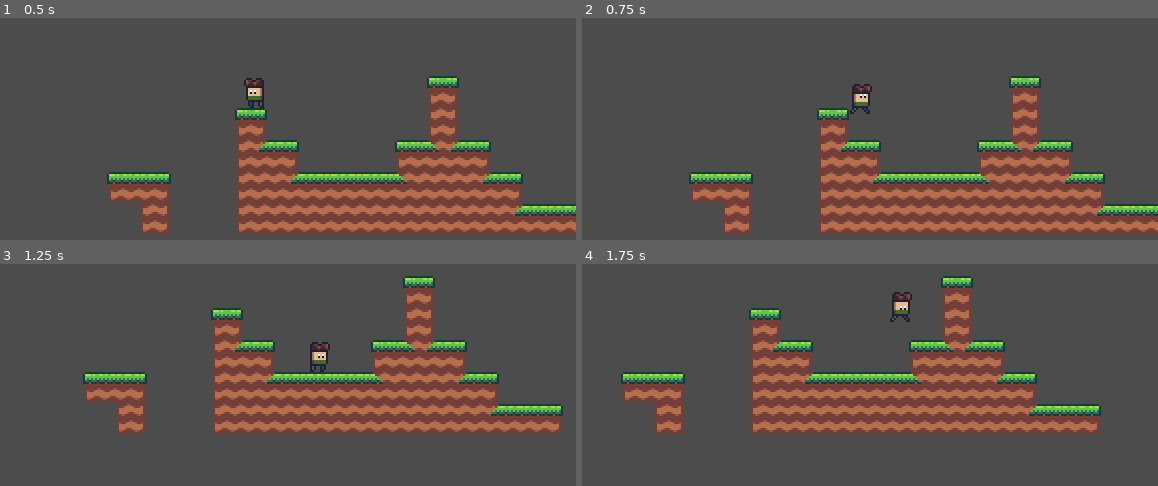
Above: before the commit, frames 1-4 (two rows, left to right).
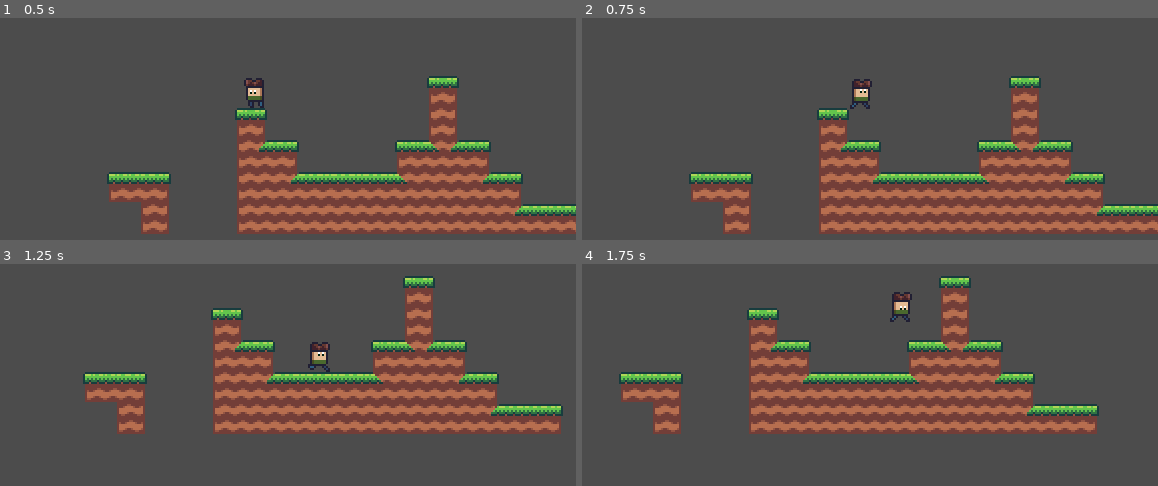
Above: after the commit, the same moments.

Repository: jasonrobwebster/Cave
Game: Godot game, scene res://scenes/debug.tscn
Same seed, same stepped clock (60 frames per second), same inputs: the game is played once before the commit and once after it.
Inputs:
- Up to frame 1 (0.5 s): no input
- Up to frame 2 (0.75 s): tap Enter at 0.5 s; hold Right (ui_right) from 0.53 s (still down)
- Up to frame 3 (1.25 s): keep holding Right (ui_right); tap Space (jump) at 0.77 s
- Up to frame 4 (1.75 s): keep holding Right (ui_right); tap Space (jump) at 1.52 s

Frame 1 is identical in both runs. In frame 2, 0.4% of the frame differs, in the area x 46-51%, y 27-44%; in frame 3, less than 0.1%; in frame 4, 6.4%, in the area x 6-91%, y 5-77%.

Commit message:
changed player collision shape to rectangle

Diff:
--- a/player/Player.tscn
+++ b/player/Player.tscn
@@ -3,9 +3,8 @@
 [ext_resource path="res://player/player.png" type="Texture" id=1]
 [ext_resource path="res://player/Player.gd" type="Script" id=2]
 
-[sub_resource type="CapsuleShape2D" id=1]
-radius = 4.5
-height = 3.0
+[sub_resource type="RectangleShape2D" id=8]
+extents = Vector2( 3.5, 6 )
 
 [sub_resource type="Animation" id=2]
 resource_name = "Climb"
@@ -109,7 +108,9 @@
 "values": [ 8, 9, 10, 11, 6, 7 ]
 }
 
-[node name="Player" type="KinematicBody2D"]
+[node name="Player" type="KinematicBody2D" groups=[
+"player",
+]]
 script = ExtResource( 2 )
 
 [node name="Sprite" type="Sprite" parent="."]
@@ -120,9 +121,8 @@
 frame = 2
 
 [node name="Collision" type="CollisionShape2D" parent="."]
-visible = false
 position = Vector2( -0.5, -6 )
-shape = SubResource( 1 )
+shape = SubResource( 8 )
 
 [node name="AnimationPlayer" type="AnimationPlayer" parent="."]
 anims/Climb = SubResource( 2 )
